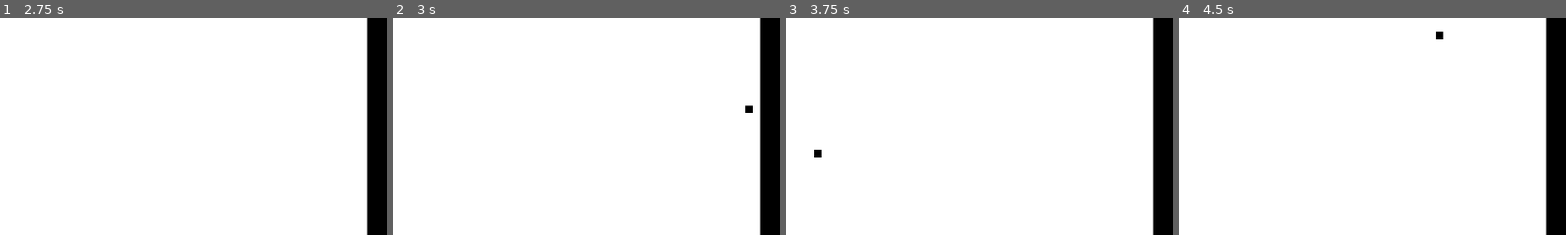
Above: before the commit, frames 1-4 (left to right).
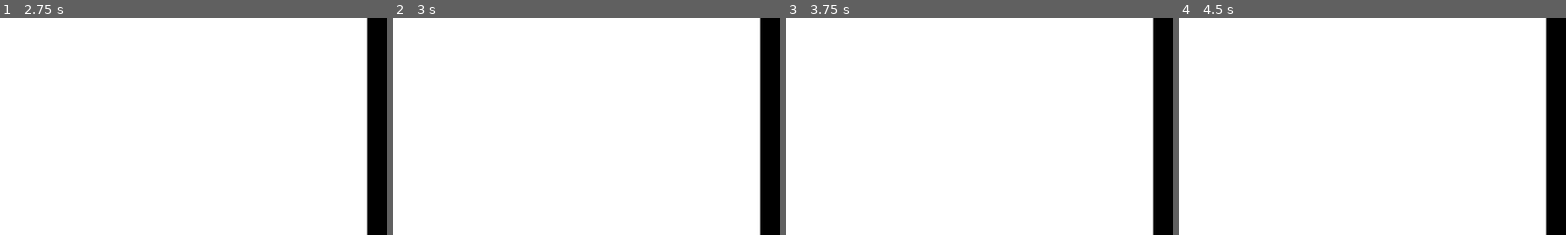
Above: after the commit, the same moments.

Repository: Dobefu/godot-game-of-life
Game: Godot game, scene res://main.tscn
The game is run twice, just before and just after one commit, with the same random seed, the same clock (stepped at 60 frames per second) and the same inputs.
Inputs (mouse positions are % of the whole screen's width and height, from its top left):
- Up to frame 1 (2.75 s): click "Play" at 0.5 s; click "Play" at 1.25 s; click "Play" at 2 s
- Up to frame 2 (3 s): tap Enter at 2.75 s; move the mouse to (72, 45) at 2.77 s; click (72, 45) at 2.92 s
- Up to frame 3 (3.75 s): tap Space at 3.5 s; move the mouse to (30, 55) at 3.52 s; click (30, 55) at 3.67 s
- Up to frame 4 (4.5 s): tap Enter at 4.25 s; move the mouse to (60, 28) at 4.27 s; click (60, 28) at 4.42 s
The pictures show only the part of the screen within x 26-76%, y 24-74%; the shares and areas given below are measured in that part.

Frame 1 is identical in both runs. In frame 2, less than 0.1% of the frame differs, in the area x 90-93%, y 40-44%; in frame 3, less than 0.1%; in frame 4, less than 0.1%.

Commit message:
Disallow drawing when the game is playing

Diff:
--- a/game.gd
+++ b/game.gd
@@ -17,6 +17,9 @@
 	texture = ImageTexture.create_from_image(image)
 
 func _input(event):
+	if (state != State.PAUSED):
+		return
+
 	if (!event is InputEventMouseButton || !event.pressed):
 		return
 
